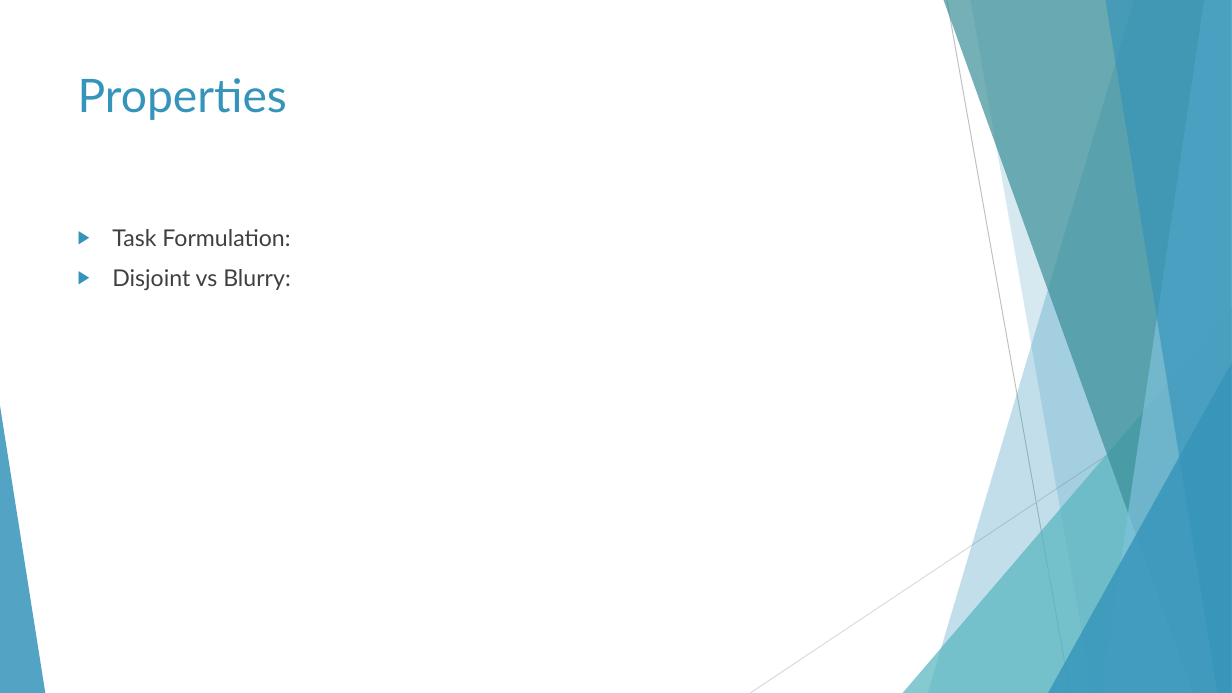
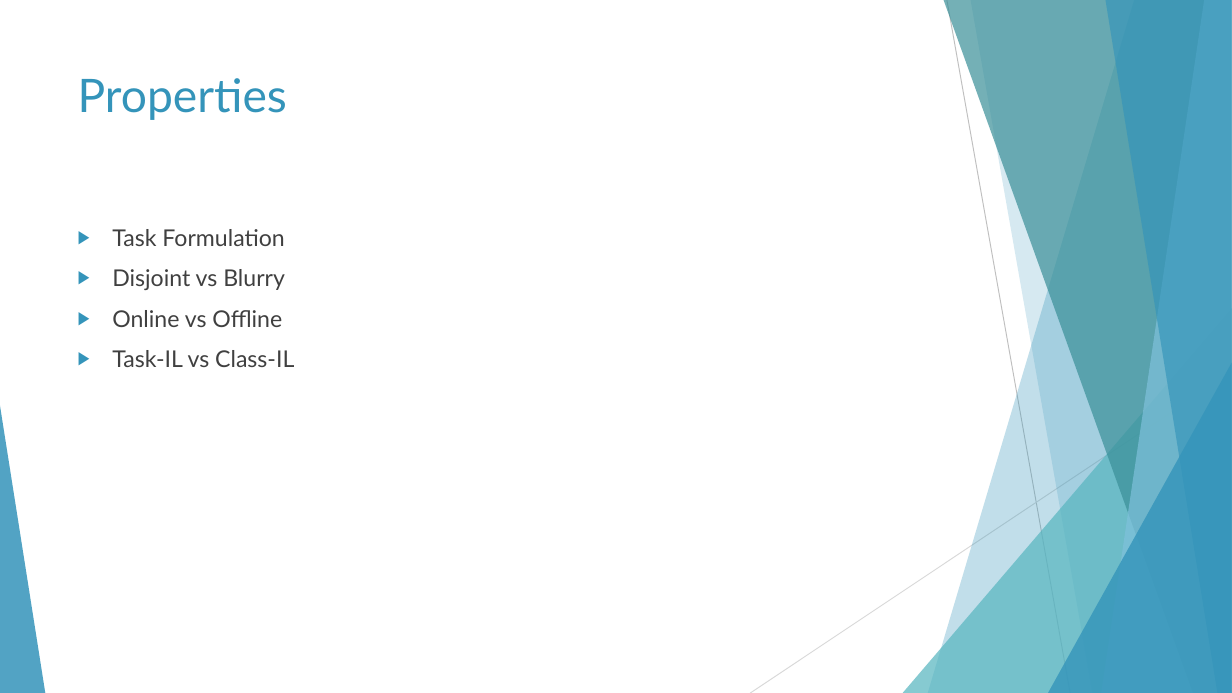
Before and after one commit to fboyle2001/advanced-project, a slide deck: slide 6 of Documents/Presentation/Presentation Outline.pptx. Drawn at 1232x693 pixels with LibreOffice and Linux fonts; fonts in the diff are those of the drawing. Boxes give left, top, right and bottom in pixels: in the first picture for what was removed or moved away, otherwise in the second. Text is boxed around its words. In the diff, an @@ line names an element or a change of style, - is before the commit and + after.

Commit message:
Presentation outline; fresh analysis results

```diff
--- a/Documents/Presentation/Presentation Outline.pptx
+++ b/Documents/Presentation/Presentation Outline.pptx
@@ text at bbox=[112, 229, 294, 367]: text changed @@
-▶ Task Formulation:
-▶ Disjoint vs Blurry:
+▶ Task Formulation
+▶ Disjoint vs Blurry
+▶ Online vs Offline
+▶ Task-IL vs Class-IL
```
Also in this commit, not shown: 17 other files.
